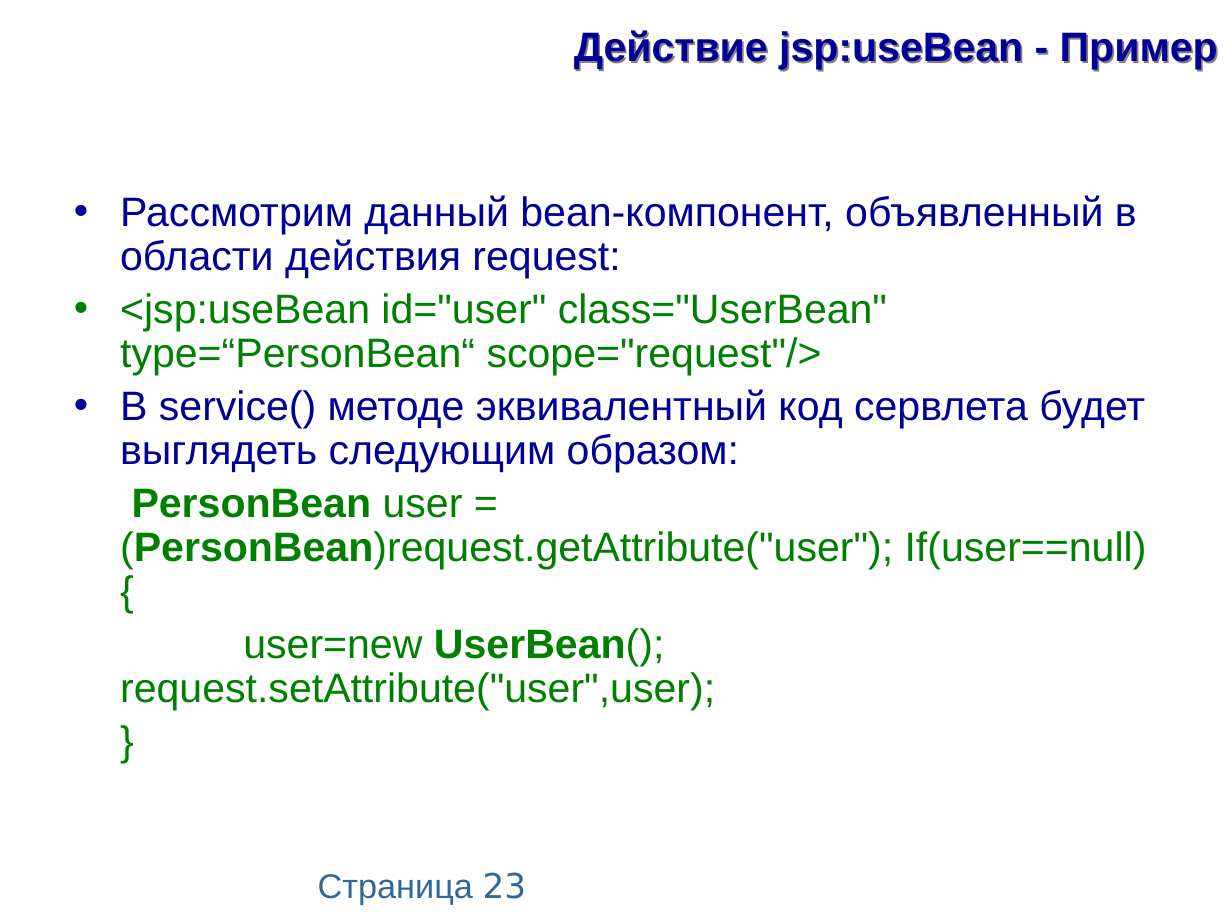
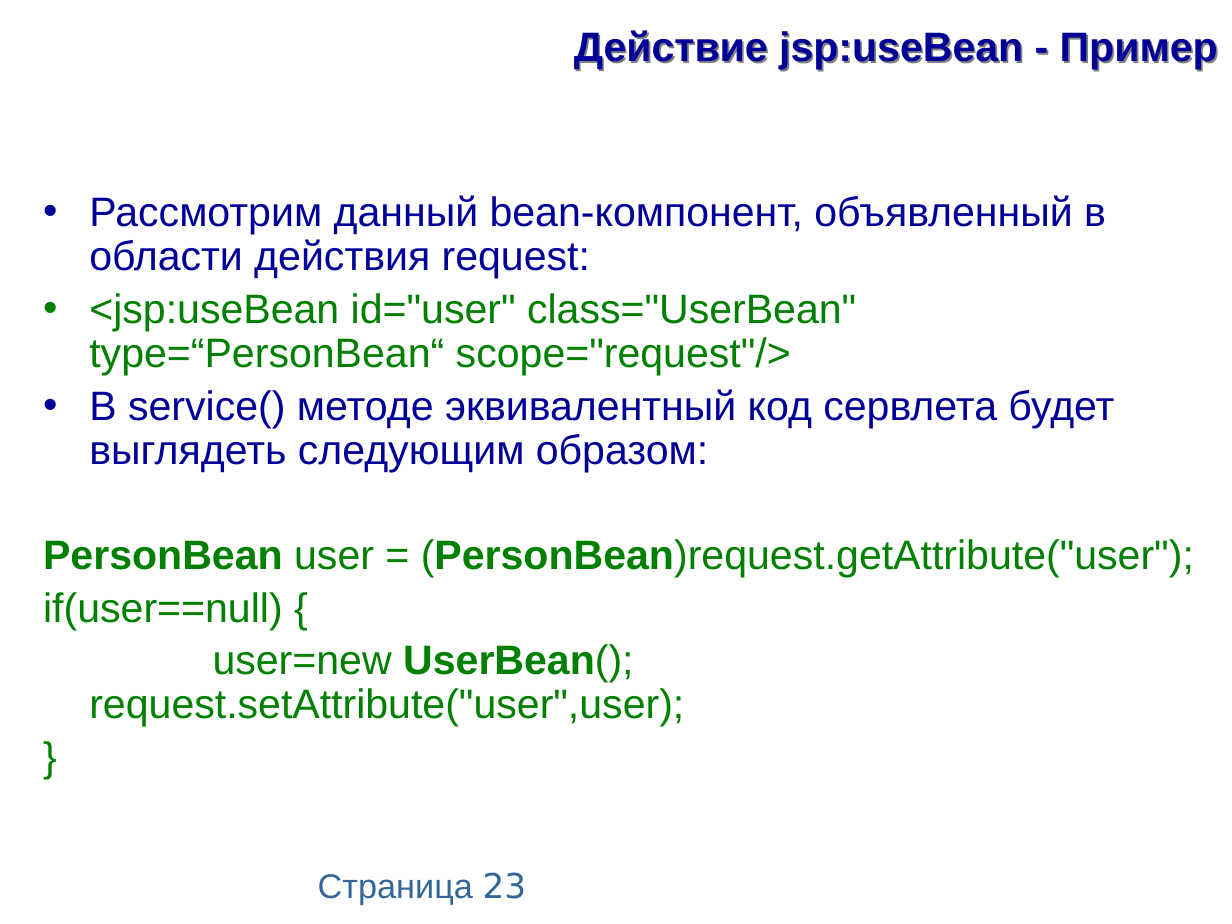
Before and after one commit to maxchv/JavaLessons, a slide deck: slide 23 of Lesson19/lecture-jsp.pptx. Drawn at 1232x924 pixels with LibreOffice and Linux fonts; fonts in the diff are those of the drawing. Boxes give left, top, right and bottom in pixels: in the first picture for what was removed or moved away, otherwise in the second. Text is boxed around its words. In the diff, an @@ line names an element or a change of style, - is before the commit and + after.

Commit message:
changed presentation

```diff
--- a/Lesson19/lecture-jsp.pptx
+++ b/Lesson19/lecture-jsp.pptx
@@ text "Рассмотрим данный bean-компонент, объявленный в ...": place and size @@
-text "Рассмотрим данный bean-компонент, объявленный в ..." at bbox=[120, 195, 1147, 710]
+text "Рассмотрим данный bean-компонент, объявленный в ..." at bbox=[43, 195, 1194, 727]
@@ text at bbox=[43, 539, 1194, 630]: text changed @@
-PersonBean user = (PersonBean)request.getAttribute("user"); If(user==null) {
+PersonBean user = (PersonBean)request.getAttribute("user");
+if(user==null) {
```
Also in this commit, not shown: 1 other slide changed.
